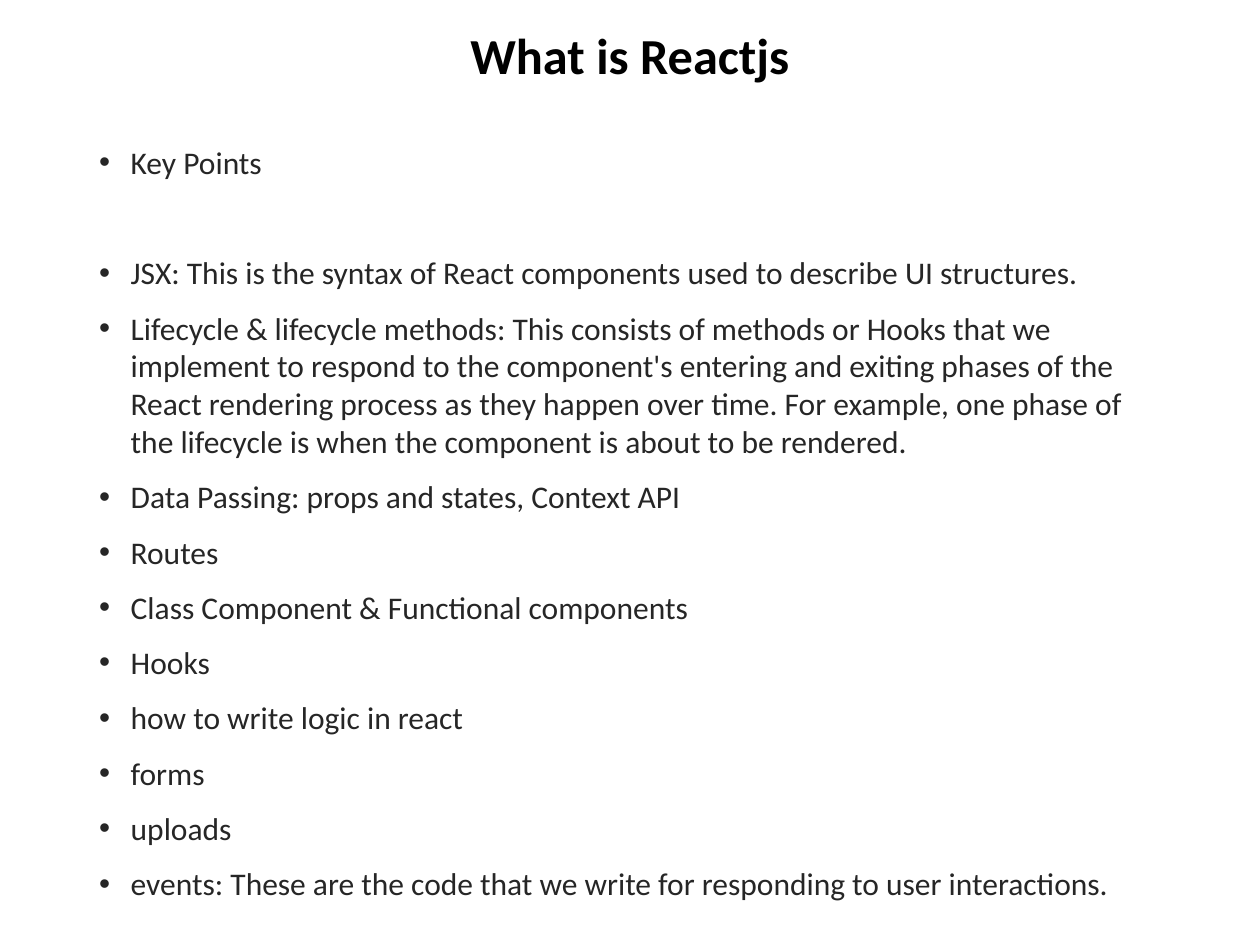
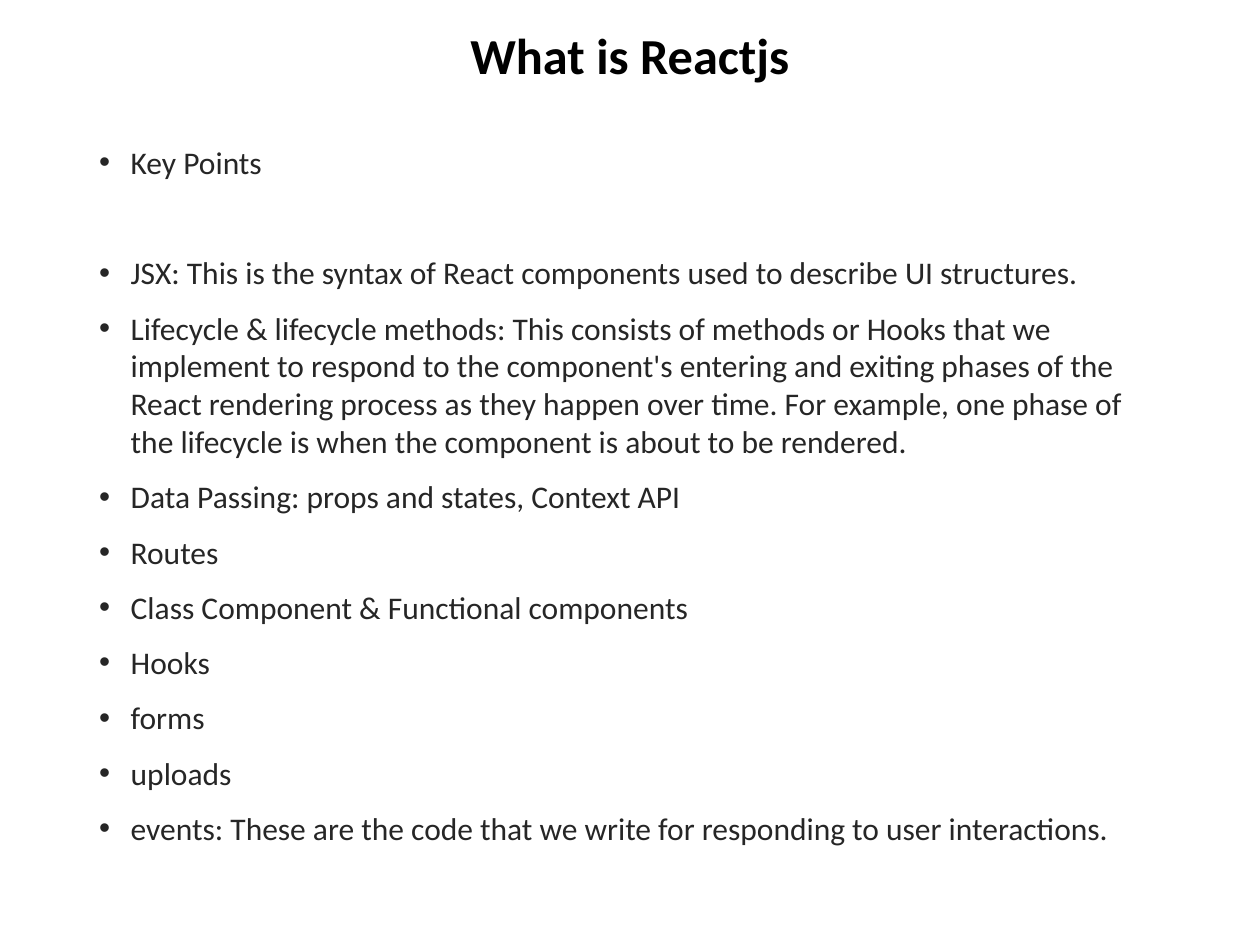
Before and after one commit to chuacw/SGUS-Slides, a slide deck: slide 4 of BCI - Batch2 - Day9 - Reactjs 1 Intro.pptx (slide 5 before the commit). Drawn at 1260x945 pixels with LibreOffice and Linux fonts; fonts in the diff are those of the drawing. Boxes give left, top, right and bottom in pixels: in the first picture for what was removed or moved away, otherwise in the second. Text is boxed around its words. In the diff, an @@ line names an element or a change of style, - is before the commit and + after.

```diff
--- a/BCI - Batch2 - Day9 - Reactjs 1 Intro.pptx
+++ b/BCI - Batch2 - Day9 - Reactjs 1 Intro.pptx
@@ text at (131, 707, 463, 735): paragraph removed @@
-• how to write logic in react
```
Also in this commit, not shown: 13 other files.
